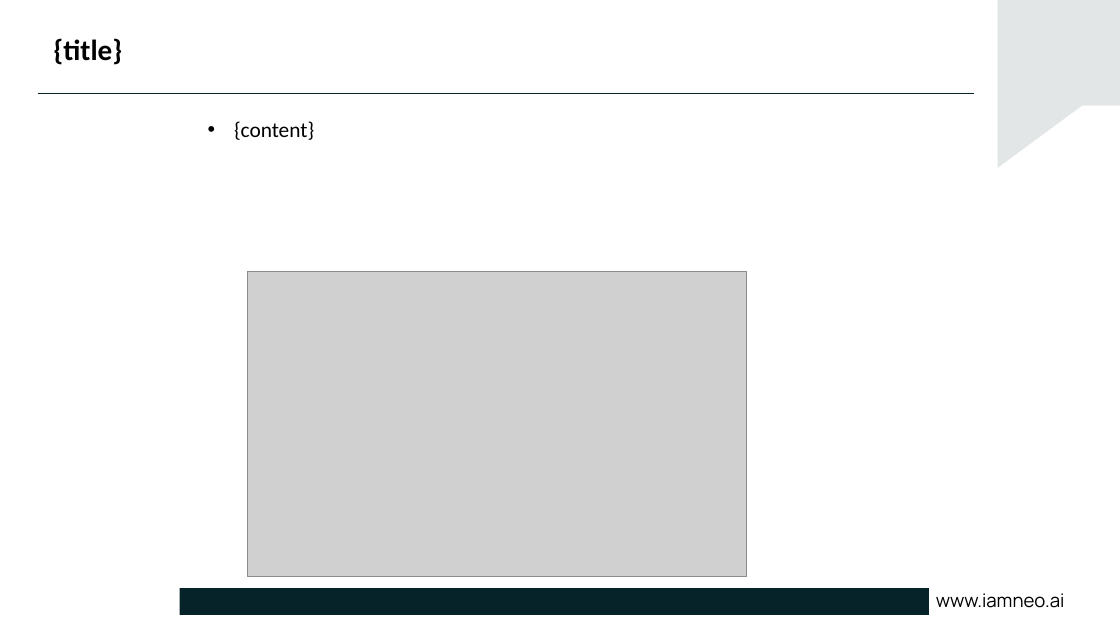
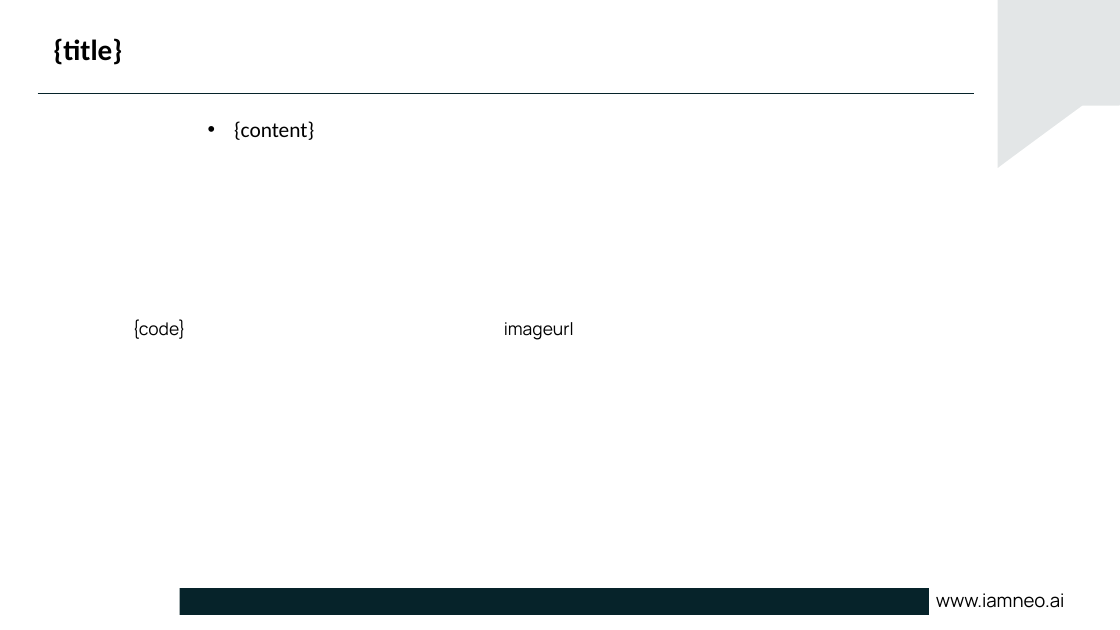
Before and after one commit to DivakarSathees/PptxGenerator-python, a slide deck: slide 2 of temp.pptx. Drawn at 1120x630 pixels with LibreOffice and Linux fonts; fonts in the diff are those of the drawing; grey boxes stand for pictures; background and template pictures are left out. Boxes give left, top, right and bottom in pixels: in the first picture for what was removed or moved away, otherwise in the second. Text is boxed around its words. In the diff, an @@ line names an element or a change of style, - is before the commit and + after.

```diff
--- a/temp.pptx
+++ b/temp.pptx
@@ picture removed at (x1=248, y1=272, x2=747, y2=576) @@
@@ text added at (x1=132, y1=319, x2=186, y2=339), 18 pt, text #000000 @@
+{code}
@@ text added at (x1=504, y1=322, x2=574, y2=340), 18 pt, text #000000 @@
+imageurl
```
Also in this commit, not shown: 10 other slides changed, 13 other files.
